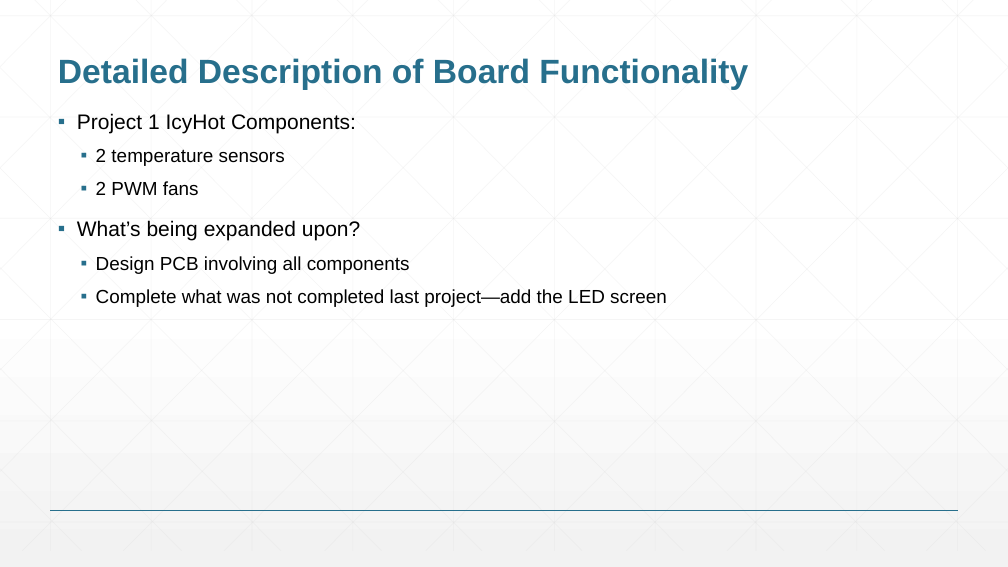
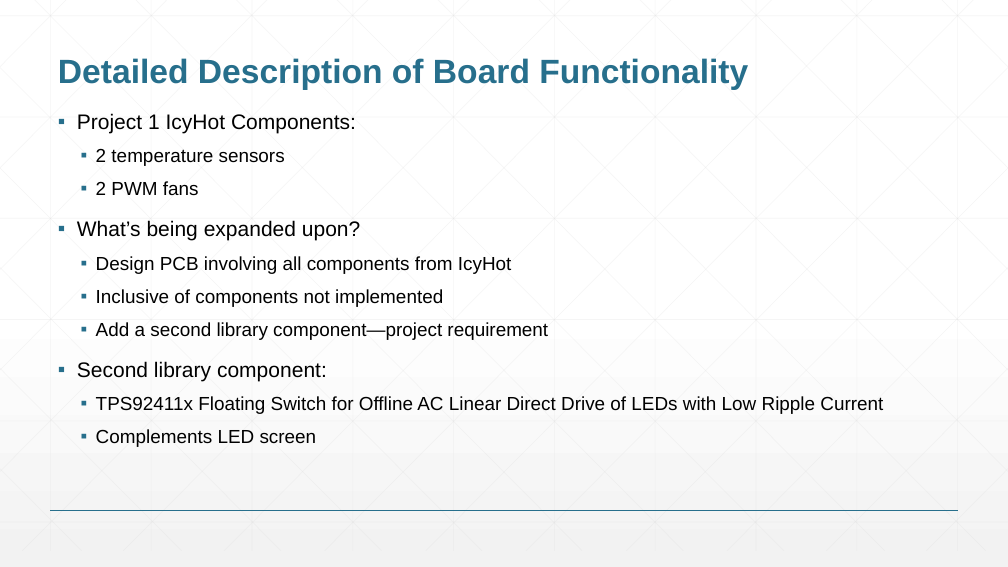
Before and after one commit to Bdinh7331/ENGI301, a slide deck: slide 3 of project_02/ENGI301_project2_proposal .pptx. Drawn at 1008x567 pixels with LibreOffice and Linux fonts; fonts in the diff are those of the drawing. Boxes give left, top, right and bottom in pixels: in the first picture for what was removed or moved away, otherwise in the second. Text is boxed around its words. In the diff, an @@ line names an element or a change of style, - is before the commit and + after.

```diff
--- a/project_02/ENGI301_project2_proposal .pptx
+++ b/project_02/ENGI301_project2_proposal .pptx
@@ text at bbox=[77, 256, 883, 447]: text changed @@
-  ▪ Design PCB involving all components
-  ▪ Complete what was not completed last project—add the LED screen
+  ▪ Design PCB involving all components from IcyHot
+  ▪ Inclusive of components not implemented
+  ▪ Add a second library component—project requirement
+▪ Second library component:
+  ▪ TPS92411x Floating Switch for Offline AC Linear Direct Drive of LEDs with Low Ripple Current
+  ▪ Complements LED screen
```
Also in this commit, not shown: 2 other slides changed.
